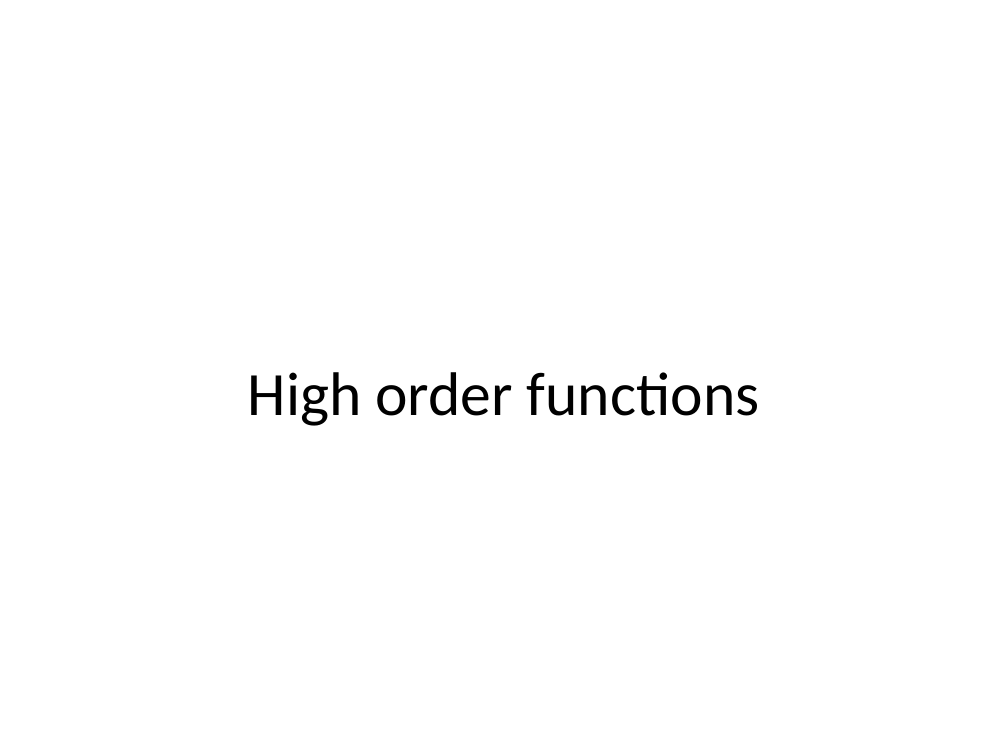
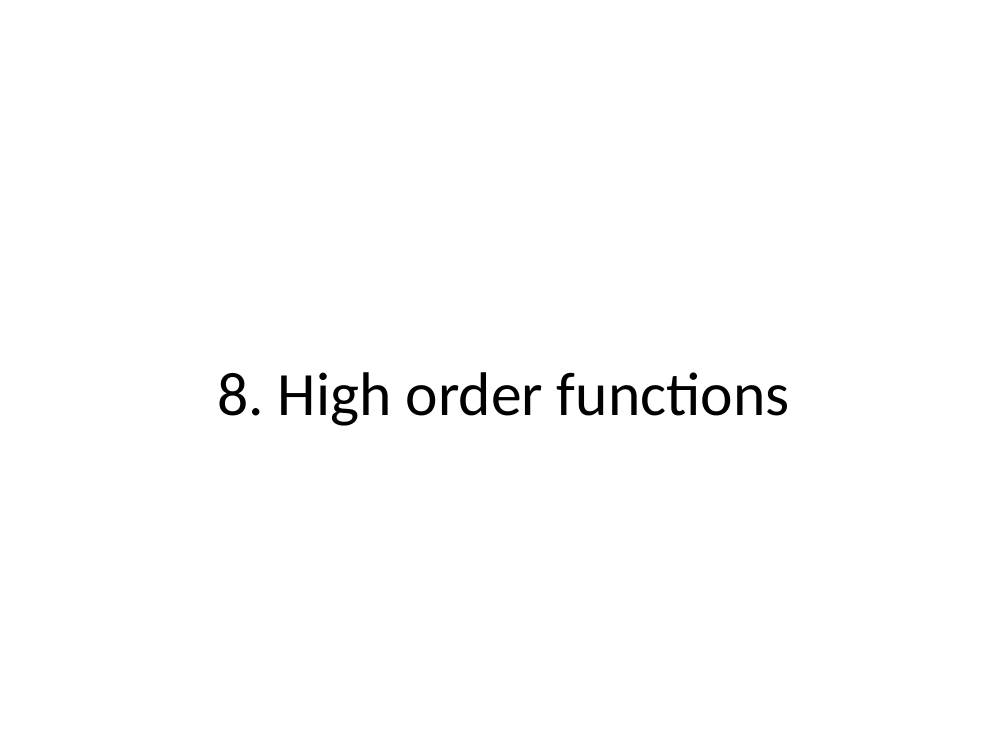
Before and after one commit to texhad3op/ErlangIntro, a slide deck: slide 12 of ErlangIntro.pptx (slide 9 before the commit). Drawn at 1008x756 pixels with LibreOffice and Linux fonts; fonts in the diff are those of the drawing. Boxes give left, top, right and bottom in pixels: in the first picture for what was removed or moved away, otherwise in the second. Text is boxed around its words. In the diff, an @@ line names an element or a change of style, - is before the commit and + after.

```diff
--- a/ErlangIntro.pptx
+++ b/ErlangIntro.pptx
@@ text at bbox=[217, 372, 790, 426]: text changed @@
-High order functions
+8. High order functions
```
Also in this commit, not shown: 5 other slides changed, 3 slides added, 28 other files.
